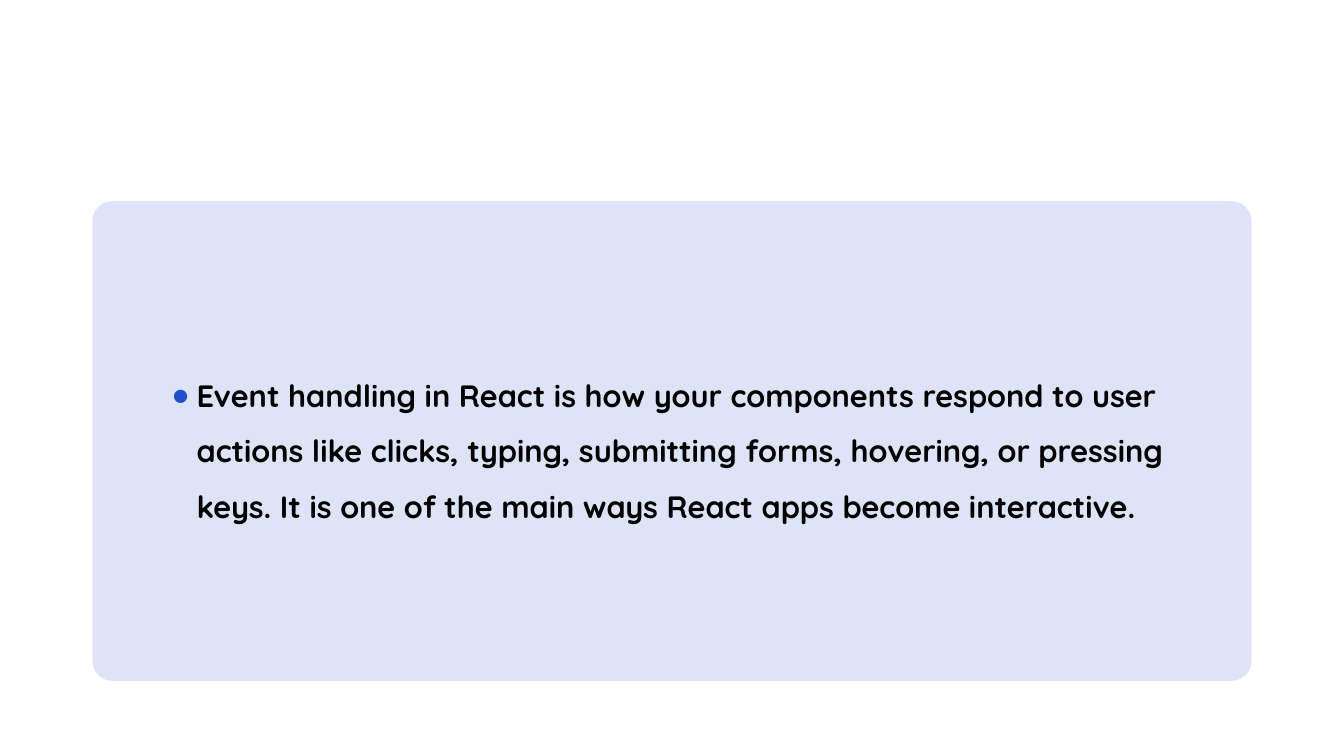
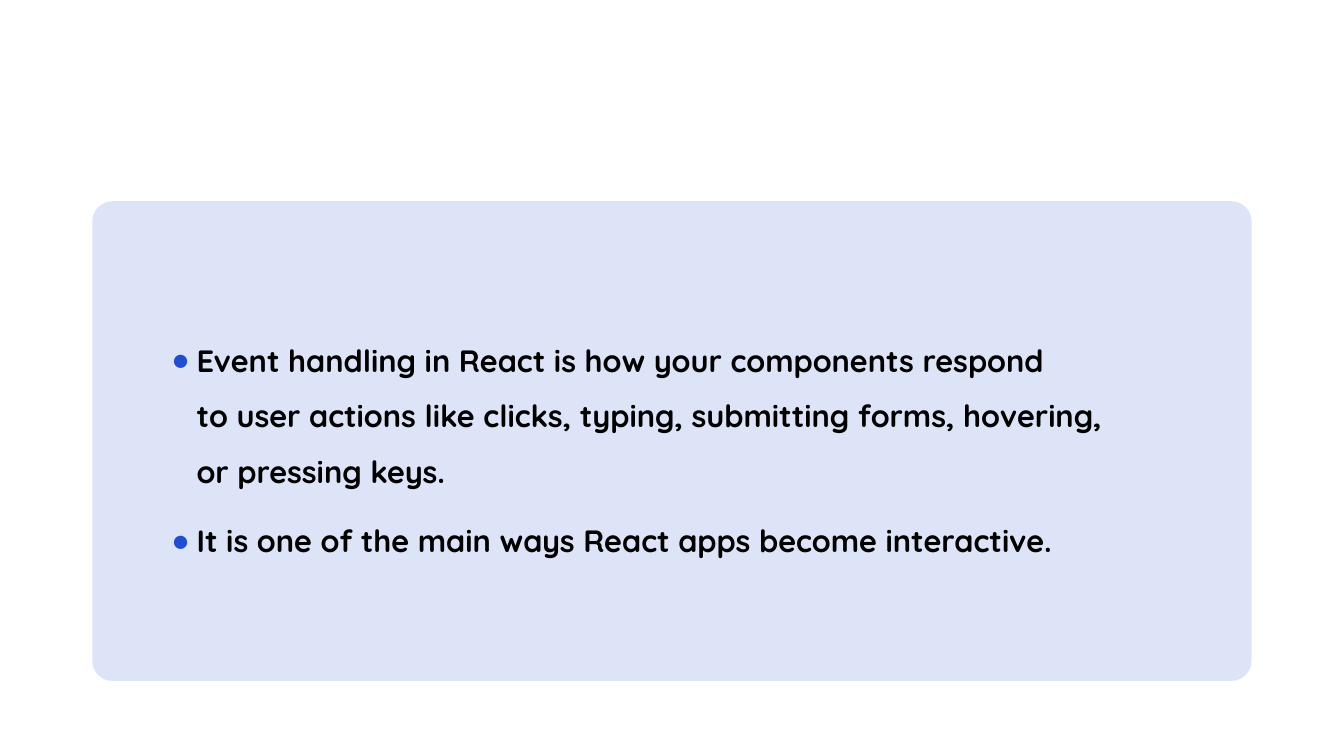
Before and after one commit to RakeshdotKR/-SW_CSE_B2.2_Internship, a slide deck: slide 104 of Day/PPTs/ReactJS_Fundamentals.pptx. Drawn at 1344x756 pixels with LibreOffice and Linux fonts; fonts in the diff are those of the drawing; background and template pictures are left out. Boxes give left, top, right and bottom in pixels: in the first picture for what was removed or moved away, otherwise in the second. Text is boxed around its words. In the diff, an @@ line names an element or a change of style, - is before the commit and + after.

Commit message:
Event handler eg 1

```diff
--- a/Day/PPTs/ReactJS_Fundamentals.pptx
+++ b/Day/PPTs/ReactJS_Fundamentals.pptx
@@ text at box(197, 349, 1101, 558): text changed @@
-● Event handling in React is how your components respond to user actions like clicks, typing, submitting forms, hovering, or pressing keys. It is one of the main ways React apps become interactive.
+● Event handling in React is how your components respond
+  to user actions like clicks, typing, submitting forms, hovering,
+  or pressing keys.
+● It is one of the main ways React apps become interactive.
```
Also in this commit, not shown: 2 other files.
